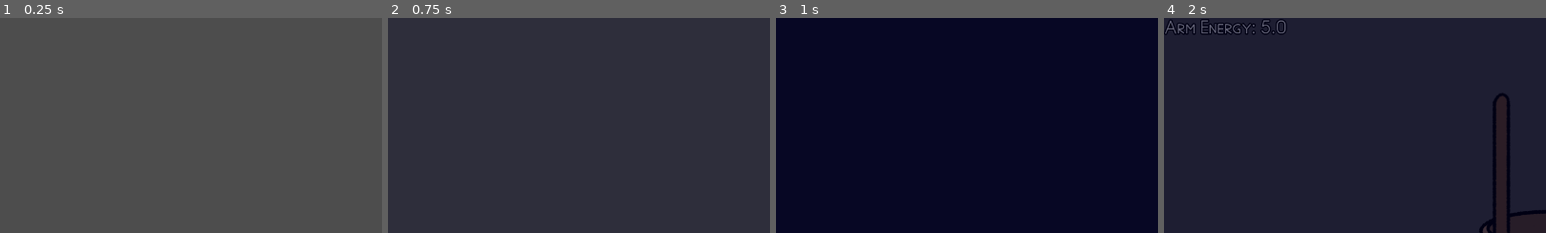
Above: before the commit, frames 1-4 (left to right).
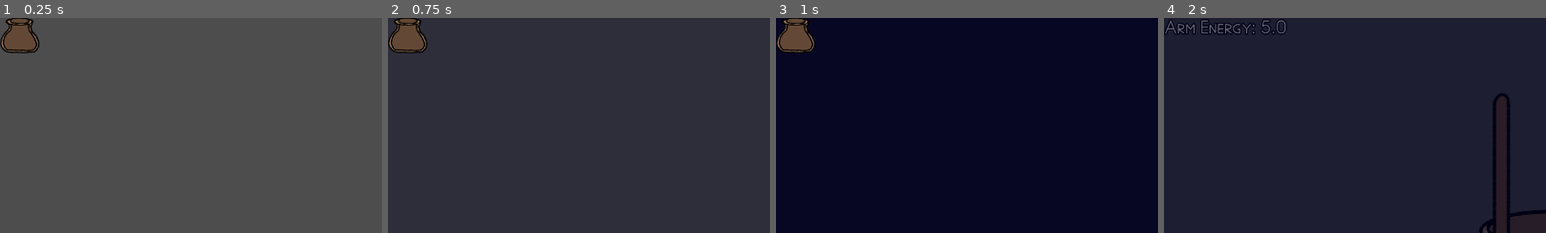
Above: after the commit, the same moments.

Repository: HauntedBees/olympus-mountain-creamery
Game: Godot game, scene res://game_scenes/02_outside/outside.tscn
Two runs of this game, one before a commit and one after it. Both use one fixed random seed, a clock stepped at 60 frames per second and the inputs below. This scene is started directly instead of the project's main scene.
Inputs (mouse positions are % of the whole screen's width and height, from its top left):
- Up to frame 1 (0.25 s): no input
- Up to frame 2 (0.75 s): tap Enter at 0.5 s; move the mouse to (72, 45) at 0.52 s; hold Z (button_one) from 0.53 s (still down); click (72, 45) at 0.67 s
- Up to frame 3 (1 s): keep holding Z (button_one)
- Up to frame 4 (2 s): move the mouse to (30, 55) at 1.27 s; release Z (button_one) at 1.28 s; tap Z (button_one) at 1.35 s; click (30, 55) at 1.42 s
The pictures show only the part of the screen within x 0-50%, y 0-50%; the shares and areas given below are measured in that part.

The runs differ from the first frame. In frame 1, 0.6% of the frame differs, in the area x 0-11%, y 0-17%; in frame 2, 1.3%; in frame 3, 1.2%; in frame 4, nothing differs.

Commit message:
every day i'm yogurting

Diff:
--- a/game_data/player.gd
+++ b/game_data/player.gd
@@ -1,7 +1,12 @@
 extends Node
 
+@warning_ignore("unused_signal") #TODO: this
 signal input_method_changed()
 
 var options := PlayerOptions.new()
 var data := PlayerData.new()
 var last_input_was_gamepad := false
+
+func _process(delta: float) -> void:
+	for y in data.yogurts:
+		y.fermentation_time += delta
--- a/game_data/player_data.gd
+++ b/game_data/player_data.gd
@@ -1,4 +1,6 @@
 class_name PlayerData extends Resource
+
+const JAR_CAPACITY := 5.0
 
 ## How much milk the player has.
 @export var milk_amount := 30.0
@@ -17,3 +19,6 @@
 
 ## Amount of arm energy recovered per second.
 @export var arm_recovery_rate := 0.5
+
+## The player's actively fermenting yogurt jars.
+@export var yogurts: Array[MilkPotData] = []
--- a/game_scenes/01_make_yog/milk_pot_data.gd
+++ b/game_scenes/01_make_yog/milk_pot_data.gd
@@ -14,3 +14,6 @@
 
 ## Increased by quality of pours and other factors.
 @export var quality_multiplier := 1.0
+
+## From 5 to 15 is good. Anything higher is too sour.
+@export_range(0.0, 20.0) var fermentation_time := 0.0
--- a/game_scenes/01_make_yog/states/fill_jars.gd
+++ b/game_scenes/01_make_yog/states/fill_jars.gd
@@ -2,7 +2,6 @@
 
 const _YOG_JAR_SCENE := preload("res://game_scenes/01_make_yog/yog_jar.tscn")
 const _MILK_POUR_RATE := 0.75
-const _JAR_CAPACITY := 5.0
 
 enum State { Animating, Pouring, Flavoring }
 
@@ -27,6 +26,9 @@
 	for y in _yog_jar_displays:
 		y.queue_free()
 	_yog_jar_displays.clear()
+	_yog_jars.clear()
+	_current_jar = null
+	_current_jar_display = null
 
 func update(delta: float) -> void:
 	match _state:
@@ -47,7 +49,7 @@
 		_pot.amount -= amount_poured
 		_update_milk_label()
 		# TODO: overflow
-		_current_jar_display.fill_percent = _current_jar.amount / _JAR_CAPACITY
+		_current_jar_display.fill_percent = _current_jar.amount / PlayerData.JAR_CAPACITY
 		if _pot.amount <= 0:
 			_finish_pouring()
 	elif _did_start_pouring && !Player.options.multiple_milk_pours:
@@ -61,12 +63,16 @@
 	_make_yog.info_label.text = "Milk Remaining: %.1fτ" % _pot.amount
 
 func _finish_pouring() -> void:
+	Player.data.yogurts.append_array(_yog_jars)
 	change_scene.emit("res://game_scenes/02_outside/outside.tscn")
 
 func _add_yog() -> void:
 	_state = State.Animating
 	if _current_jar:
 		_yog_jars.append(_current_jar)
+	if Player.data.jars == 0:
+		_finish_pouring()
+		return
 	var rect := _root.get_viewport_rect()
 	var midpoint := rect.size.y * 0.6
 	if _current_jar_display:
@@ -78,6 +84,7 @@
 	_current_jar_display.position = Vector2(rect.end.x + _current_jar_display.size.x, midpoint)
 	_current_jar = _pot.duplicate()
 	_current_jar.amount = 0.0
+	Player.data.jars -= 1
 	input_blocked = true
 	var t := _root.create_tween()
 	var mid_x := rect.size.x / 2.0 - _current_jar_display.size.x / 2.0
--- a/game_scenes/01_make_yog/yog_jar.gd
+++ b/game_scenes/01_make_yog/yog_jar.gd
@@ -26,6 +26,11 @@
 	_milk_gradient = grad.duplicate()
 	grad_tex.gradient = _milk_gradient
 
+func set_from_info(p: MilkPotData) -> void:
+	fill_percent = p.amount / PlayerData.JAR_CAPACITY
+	burn_amount = p.burnt_amount
+	# TODO: flavor
+
 func _update_milk_pos() -> void:
 	if !is_inside_tree():
 		await ready
--- a/game_scenes/01_make_yog/yog_jar.tscn
+++ b/game_scenes/01_make_yog/yog_jar.tscn
@@ -11,11 +11,12 @@
 shader = ExtResource("4_d2vud")
 shader_parameter/milk_speed = 0.04
 
-[sub_resource type="Gradient" id="Gradient_7muix"]
+[sub_resource type="Gradient" id="Gradient_pd1my"]
 colors = PackedColorArray(1, 1, 1, 1, 1, 1, 1, 1)
 
 [sub_resource type="GradientTexture2D" id="GradientTexture2D_sdsnm"]
-gradient = SubResource("Gradient_7muix")
+resource_local_to_scene = true
+gradient = SubResource("Gradient_pd1my")
 fill_from = Vector2(0, 1)
 fill_to = Vector2(0, 0)
 
--- a/game_scenes/02_outside/outside.gd
+++ b/game_scenes/02_outside/outside.gd
@@ -1,10 +1,14 @@
 class_name OutsideScene extends GameScene
+
+const _JAR_SCENE := preload("res://game_scenes/01_make_yog/yog_jar.tscn")
+const _JAR_SCALE := Vector2(0.5, 0.5)
 
 @onready var _yog_prompt: ActionPrompt = %YogPrompt
 @onready var _offer_prompt: ActionPrompt = %OfferPrompt
 @onready var _shop_prompt: ActionPrompt = %ShopPrompt
 @onready var _prompts: Array[ActionPrompt] = [_yog_prompt, _offer_prompt, _shop_prompt]
 @onready var _info_label: Label = %InfoLabel
+@onready var _yogurts_container: GridContainer = %Yogurts
 
 var _active_idx := 0
 
@@ -15,6 +19,14 @@
 		Player.data.milk_pot_capacity,
 		Player.data.jars
 	]
+	for y in Player.data.yogurts:
+		var c := Control.new()
+		c.custom_minimum_size = Vector2(70, 60)
+		var j: YogJar = _JAR_SCENE.instantiate()
+		j.scale = _JAR_SCALE
+		c.add_child(j)
+		_yogurts_container.add_child(c)
+		j.set_from_info(y)
 
 func _input(event: InputEvent) -> void:
 	if event.is_action_pressed("button_two"):
--- a/game_scenes/02_outside/outside.tscn
+++ b/game_scenes/02_outside/outside.tscn
@@ -1,7 +1,8 @@
-[gd_scene load_steps=3 format=3 uid="uid://ba5oef6kaft2k"]
+[gd_scene load_steps=4 format=3 uid="uid://ba5oef6kaft2k"]
 
 [ext_resource type="Script" path="res://game_scenes/02_outside/outside.gd" id="1_6smvh"]
 [ext_resource type="PackedScene" uid="uid://bnurmvdujjqn1" path="res://game_scenes/02_outside/action_prompt.tscn" id="1_yp2mu"]
+[ext_resource type="PackedScene" uid="uid://onydyldr07sm" path="res://game_scenes/01_make_yog/yog_jar.tscn" id="3_u2bge"]
 
 [node name="Outside" type="Control"]
 layout_mode = 3
@@ -91,3 +92,20 @@
 grow_horizontal = 2
 grow_vertical = 2
 color = Color(0, 0, 0.12549, 0)
+
+[node name="Yogurts" type="GridContainer" parent="."]
+unique_name_in_owner = true
+layout_mode = 1
+anchors_preset = 9
+anchor_bottom = 1.0
+offset_right = 666.0
+grow_vertical = 2
+columns = 8
+
+[node name="Control" type="Control" parent="Yogurts"]
+custom_minimum_size = Vector2(68, 59)
+layout_mode = 2
+
+[node name="YogJar" parent="Yogurts/Control" instance=ExtResource("3_u2bge")]
+layout_mode = 1
+scale = Vector2(0.5, 0.5)
--- a/game_scenes/game_scene.gd
+++ b/game_scenes/game_scene.gd
@@ -20,6 +20,7 @@
 func _change_state(new_state: GameState) -> void:
 	var t := create_tween()
 	if _state:
+		_state.input_blocked = true
 		t.tween_property(_transition, "color:a", 1.0, _TRANSITION_TIME)
 	t.tween_callback(func() -> void:
 		if _state:
@@ -32,6 +33,8 @@
 	t.tween_property(_transition, "color:a", 0.0, _TRANSITION_TIME)
 
 func _change_scene(path: String) -> void:
+	if _state:
+		_state.input_blocked = true
 	var t := create_tween()
 	t.tween_property(_transition, "color:a", 1.0, _TRANSITION_TIME)
 	t.tween_callback(func() -> void:
--- a/game_scenes/game_state.gd
+++ b/game_scenes/game_state.gd
@@ -2,6 +2,7 @@
 
 @warning_ignore("unused_signal")
 signal change_state(s: GameState)
+@warning_ignore("unused_signal")
 signal change_scene(path: String)
 
 var input_blocked := false
